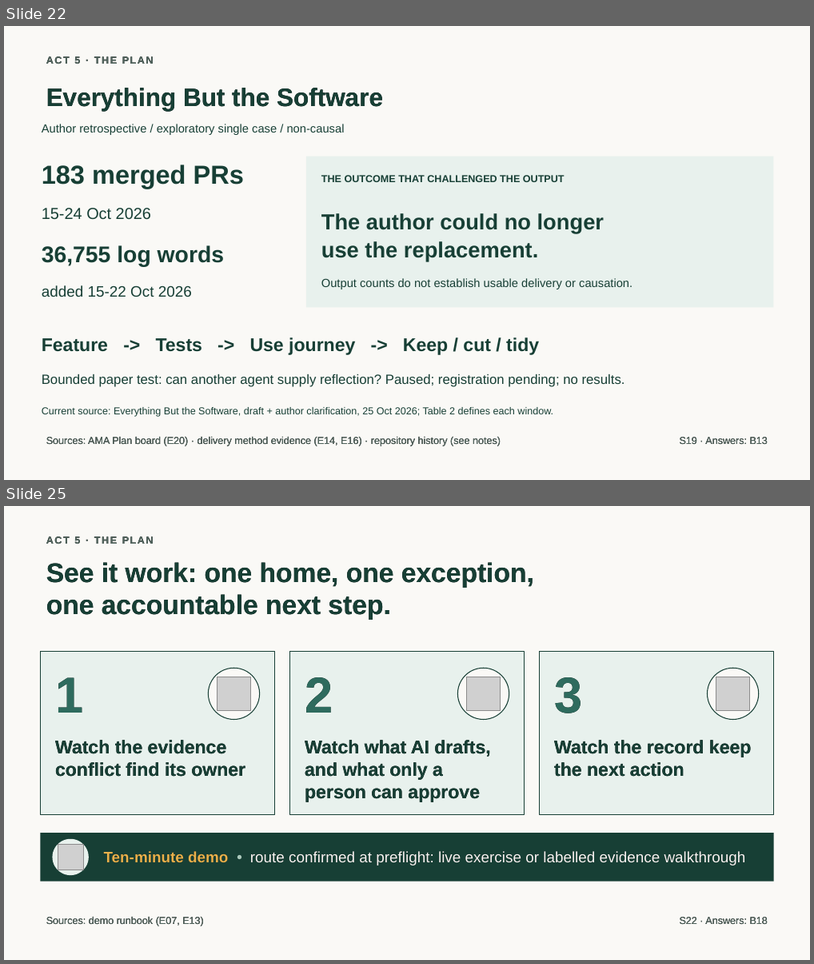
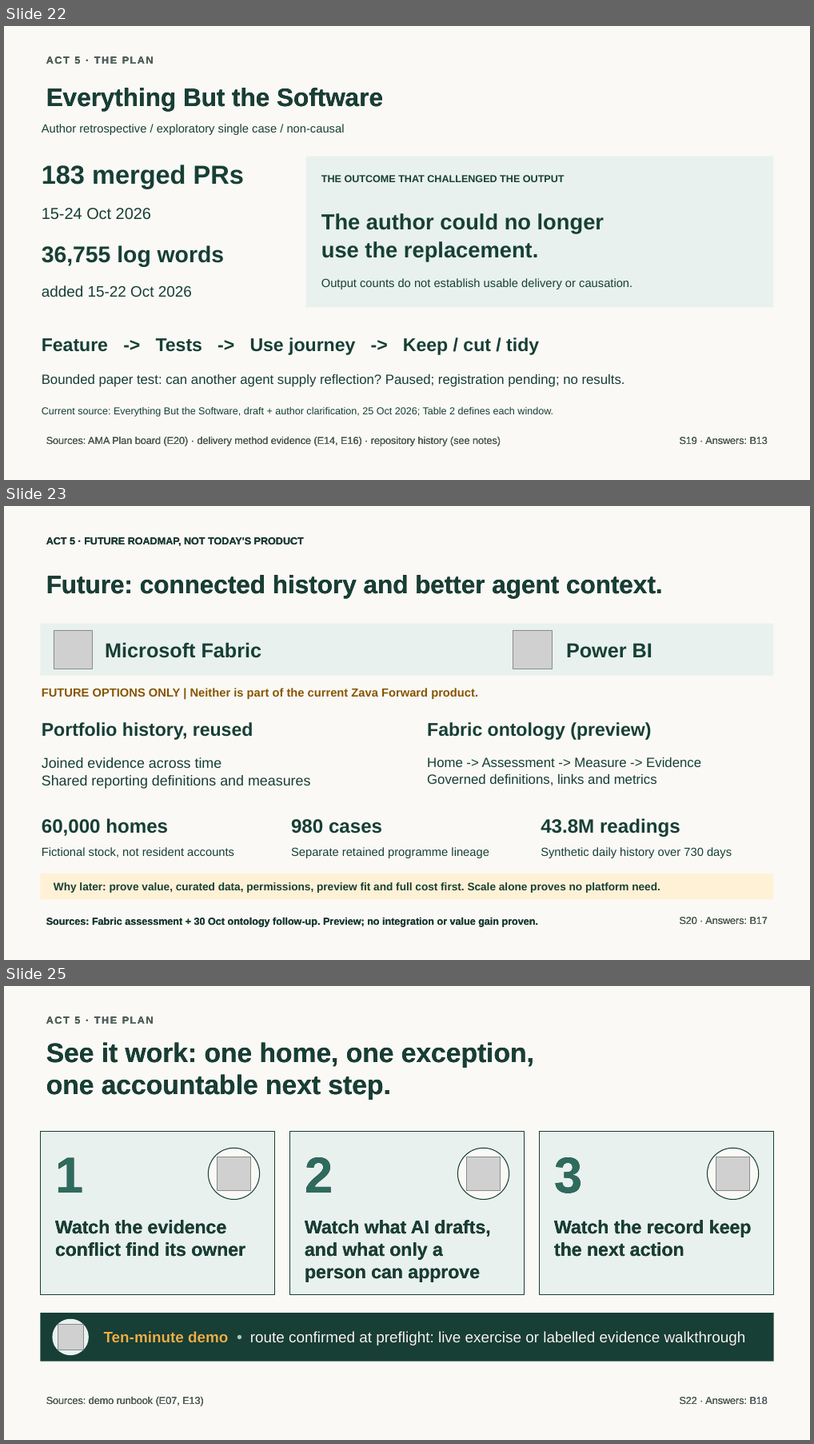
Before and after one commit to jmservera/ama, a slide deck: docs/capstone/deck/zava-forward-cowork-v2-draft.pptx. Shown one above the other, each under a label of ours: slides 22 and 25 before the commit, slides 22, 23 and 25 after it; the slides between them are not shown. The pictures are 814x964 and 814x1444 pixels, drawn with LibreOffice and Linux fonts; fonts in the diff are those of the drawing; grey boxes stand for pictures. Boxes give left, top, right and bottom in pixels: in the first picture for what was removed or moved away, otherwise in the second. Text is boxed around its words. In the diff, an @@ line names an element or a change of style, - is before the commit and + after.

```diff
--- a/docs/capstone/deck/zava-forward-cowork-v2-draft.pptx
+++ b/docs/capstone/deck/zava-forward-cowork-v2-draft.pptx
@@ slide 23 added at box(4, 506, 810, 960), background #FAF9F6 @@
@@ text added at box(46, 536, 304, 547), 12 pt, text #173F35, bold @@
+ACT 5 · FUTURE ROADMAP, NOT TODAY'S PRODUCT
@@ text added at box(46, 575, 663, 598), 30 pt, text #173F35, bold @@
+Future: connected history and better agent context.
@@ rectangle added at box(40, 624, 774, 676), fill #E8F1ED @@
@@ picture added at box(54, 630, 92, 668) @@
@@ text added at box(105, 642, 262, 658), 24 pt, text #173F35, bold @@
+Microsoft Fabric
@@ picture added at box(514, 630, 552, 668) @@
@@ text added at box(566, 643, 653, 658), 24 pt, text #173F35, bold @@
+Power BI
@@ text added at box(42, 688, 478, 699), 14 pt, text #885500, bold @@
+FUTURE OPTIONS ONLY | Neither is part of the current Zava Forward product.
@@ text added at box(42, 722, 254, 740), 22 pt, text #173F35, bold @@
+Portfolio history, reused
@@ text added at box(427, 722, 651, 740), 22 pt, text #173F35, bold @@
+Fabric ontology (preview)
@@ text added at box(42, 757, 310, 788), 17 pt, text #173F35 @@
+Joined evidence across time
+Shared reporting definitions and measures
@@ text added at box(427, 757, 702, 785), 16 pt, text #173F35 @@
+Home -> Assessment -> Measure -> Evidence
+Governed definitions, links and metrics
@@ text added at box(42, 818, 168, 836), 23 pt, text #173F35, bold @@
+60,000 homes
@@ text added at box(291, 819, 382, 833), 23 pt, text #173F35, bold @@
+980 cases
@@ text added at box(541, 818, 681, 836), 23 pt, text #173F35, bold @@
+43.8M readings
@@ text added at box(42, 847, 234, 857), 14 pt, text #173F35 @@
+Fictional stock, not resident accounts
@@ text added at box(291, 847, 489, 858), 14 pt, text #173F35 @@
+Separate retained programme lineage
@@ text added at box(541, 847, 732, 858), 14 pt, text #173F35 @@
+Synthetic daily history over 730 days
@@ rectangle added at box(40, 873, 774, 900), fill #FFF1D6 @@
@@ text added at box(54, 882, 661, 892), 13 pt, text #173F35, bold @@
+Why later: prove value, curated data, permissions, preview fit and full cost first. Scale alone proves no platform need.
@@ text added at box(46, 916, 538, 927), 12 pt, text #173F35, bold @@
+Sources: Fabric assessment + 30 Oct ontology follow-up. Preview; no integration or value gain proven.
@@ text added at box(680, 916, 768, 924), 12 pt, text #50655E @@
+S20 · Answers: B17
```
Also in this commit, not shown: 3 slides changed, 3 other slides added, 4 slides removed, 23 other files.
